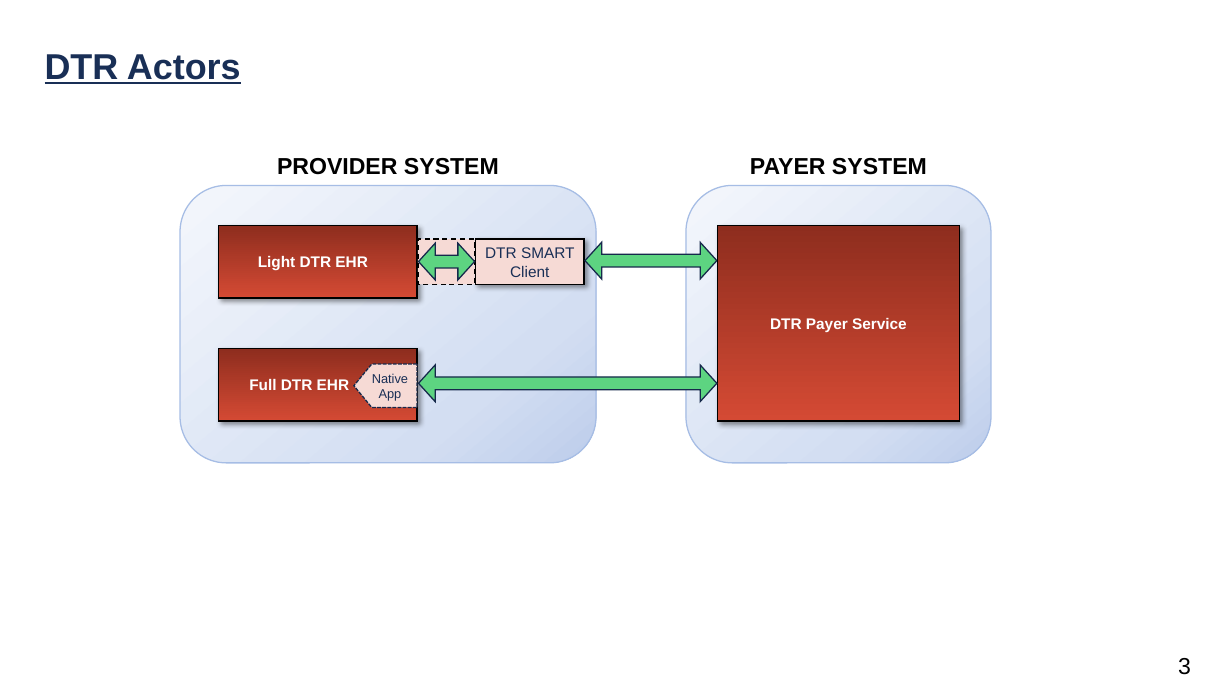
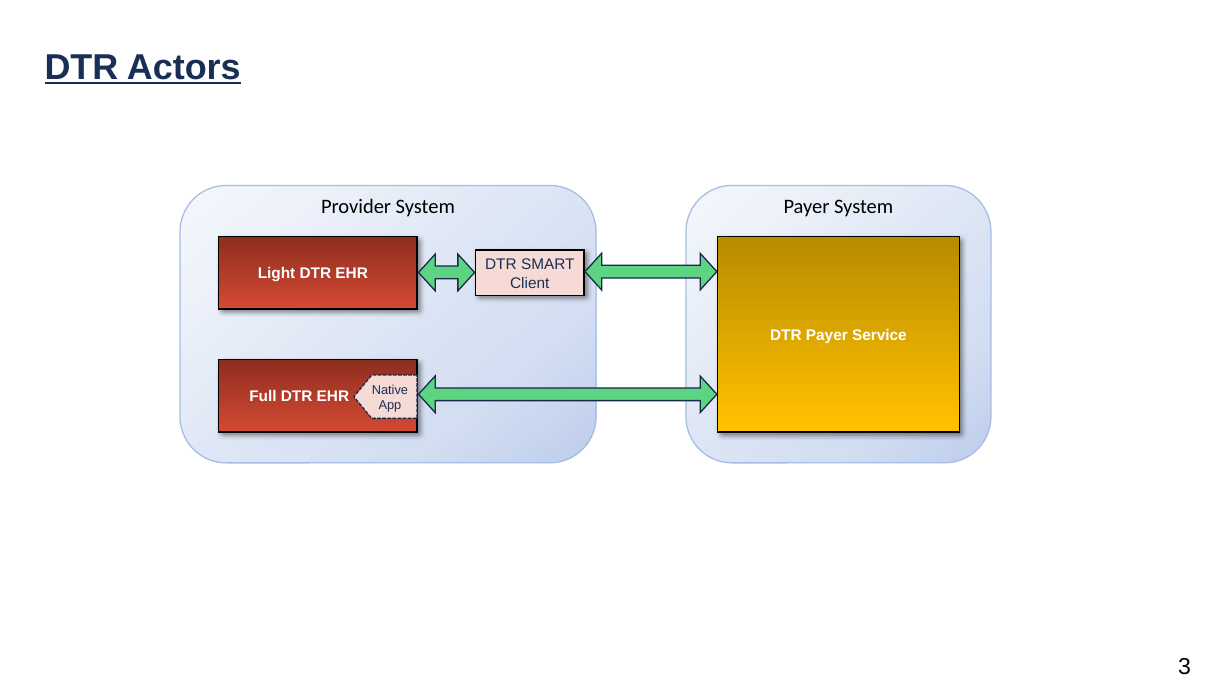
Before and after one commit to HL7/davinci-dtr, a slide deck: slide 3 of input/images-source/CRD_DTR_Flow.pptx. Drawn at 1232x693 pixels with LibreOffice and Linux fonts; fonts in the diff are those of the drawing. Boxes give left, top, right and bottom in pixels: in the first picture for what was removed or moved away, otherwise in the second. Text is boxed around its words. In the diff, an @@ line names an element or a change of style, - is before the commit and + after.

```diff
--- a/input/images-source/CRD_DTR_Flow.pptx
+++ b/input/images-source/CRD_DTR_Flow.pptx
@@ text at [321,198,455,217]: text changed; size 18 to 16 pt; font Arial to Calibri; bold off @@
-PROVIDER SYSTEM
+Provider System
@@ text at [784,199,893,217]: text changed; size 18 to 16 pt; font Arial to Calibri; bold off @@
-PAYER SYSTEM
+Payer System
@@ rectangle removed at [418,239,474,285] @@
@@ rectangle "DTR Payer Service" at [718,237,960,433]: fill gradient #8E2D1E to #D44A34 to gradient #B88C00 to #FFC000 @@
@@ 4 rectangles, 3 left right arrows, 1 pentagon arrow: place and size @@
-4 rectangles, 3 left right arrows, 1 pentagon arrow at [219,226,960,421]
+4 rectangles, 3 left right arrows, 1 pentagon arrow at [219,237,960,433]
```
